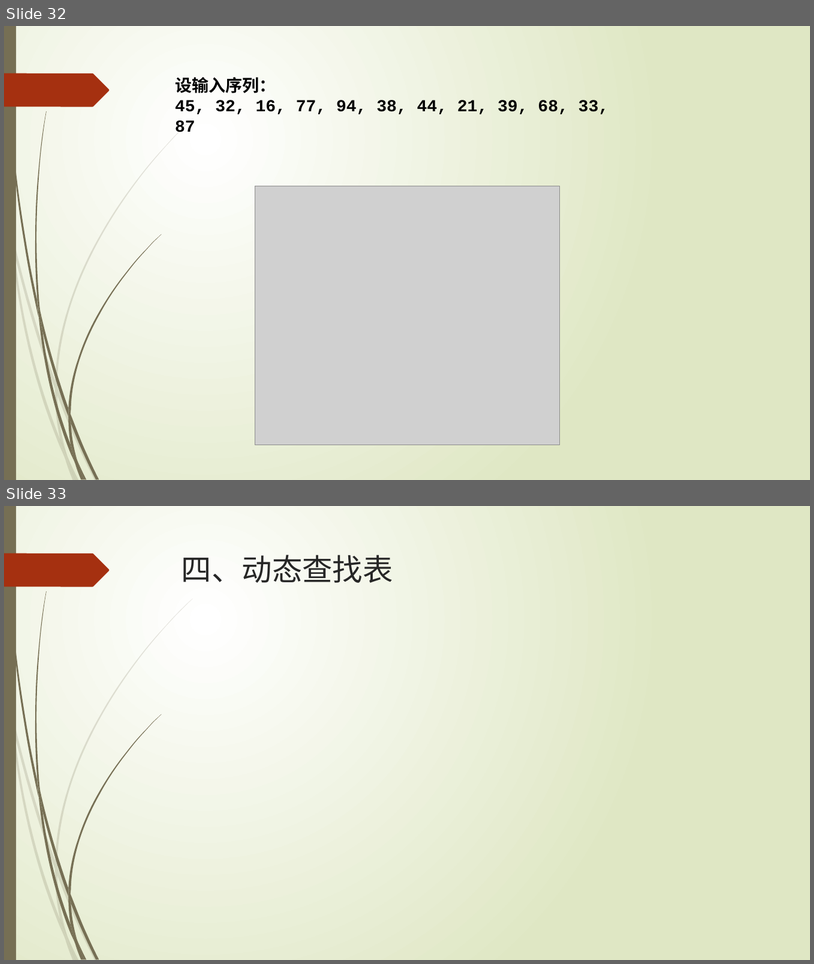
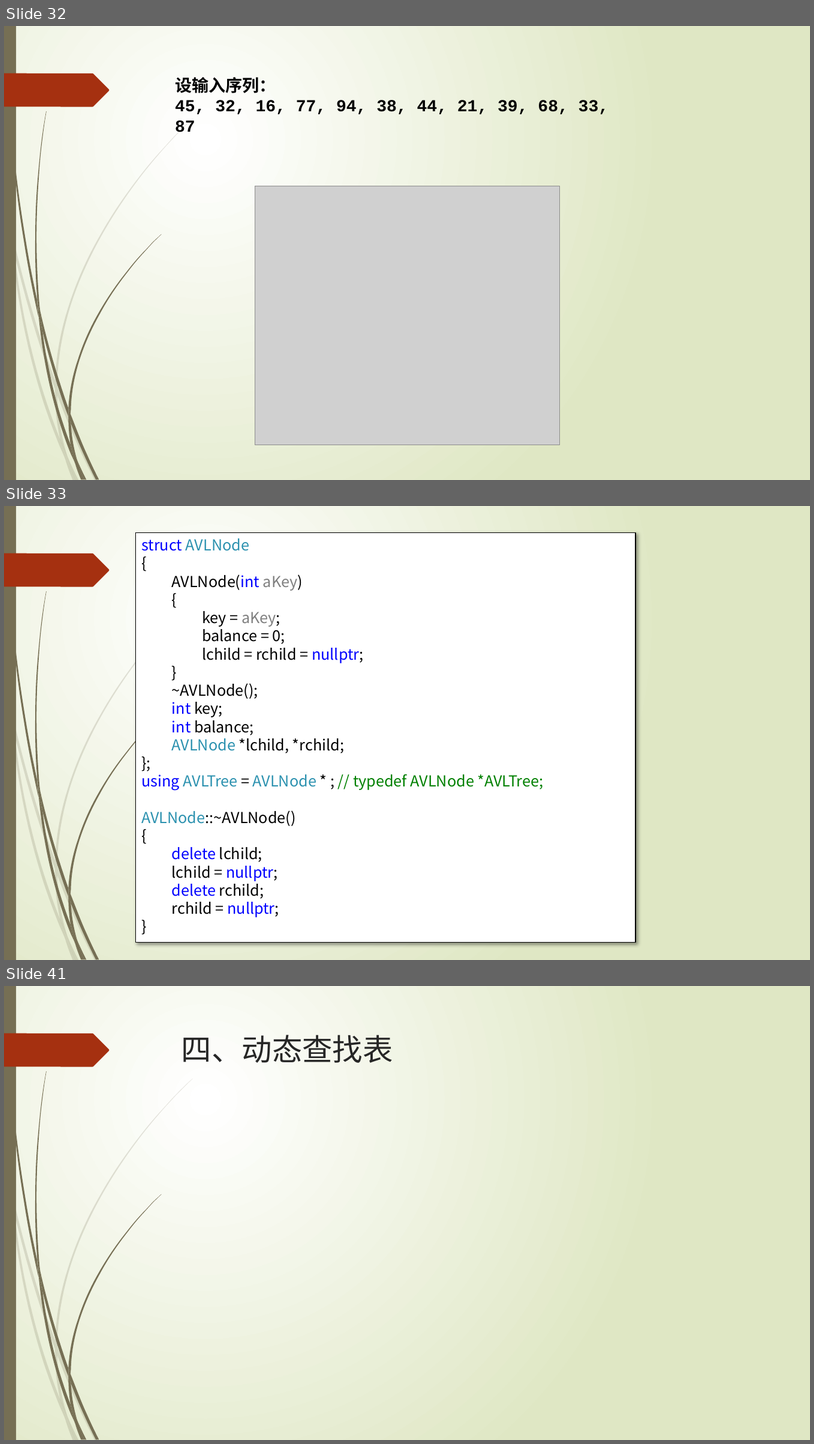
Before and after one commit to TeacherPeng/Datastruct, a slide deck: 教案/第08章 集合与查找.pptx. Shown one above the other, each under a label of ours: slides 32 and 33 before the commit, slides 32, 33 and 41 after it; the slides between them are not shown. The pictures are 814x964 and 814x1444 pixels, drawn with LibreOffice and Linux fonts; fonts in the diff are those of the drawing; grey boxes stand for pictures. Boxes give left, top, right and bottom in pixels: in the first picture for what was removed or moved away, otherwise in the second. Text is boxed around its words. In the diff, an @@ line names an element or a change of style, - is before the commit and + after.

```diff
--- a/教案/第08章 集合与查找.pptx
+++ b/教案/第08章 集合与查找.pptx
@@ slide 33 added at <box>4,506,810,960</box>, background gradient #FFFFFF to #DFE8C4; not listed: 24 template elements that a slide beside it also shows @@
@@ rectangle added at <box>136,532,636,942</box>, fill #FFFFFF, outline #000000 1.25 pt, 18 pt, text #000000 @@
+struct AVLNode
+{
+  AVLNode(int aKey)
+  {
+    key = aKey;
+    balance = 0;
+    lchild = rchild = nullptr;
+  }
+  ~AVLNode();
+  int key;
+  int balance;
+  AVLNode *lchild, *rchild;
+};
+using AVLTree = AVLNode * ; // typedef AVLNode *AVLTree;
+AVLNode::~AVLNode()
+{
+  delete lchild;
+  lchild = nullptr;
+  delete rchild;
+  rchild = nullptr;
+}
@@ what was slide 33 is now slide 41 @@
```
Also in this commit, not shown: 7 other slides added, 1 other file.
